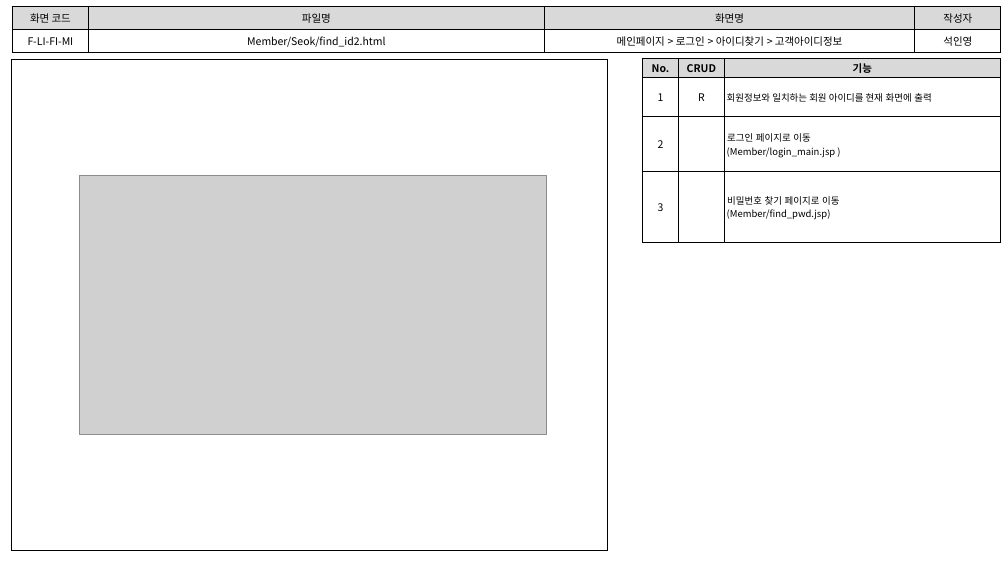
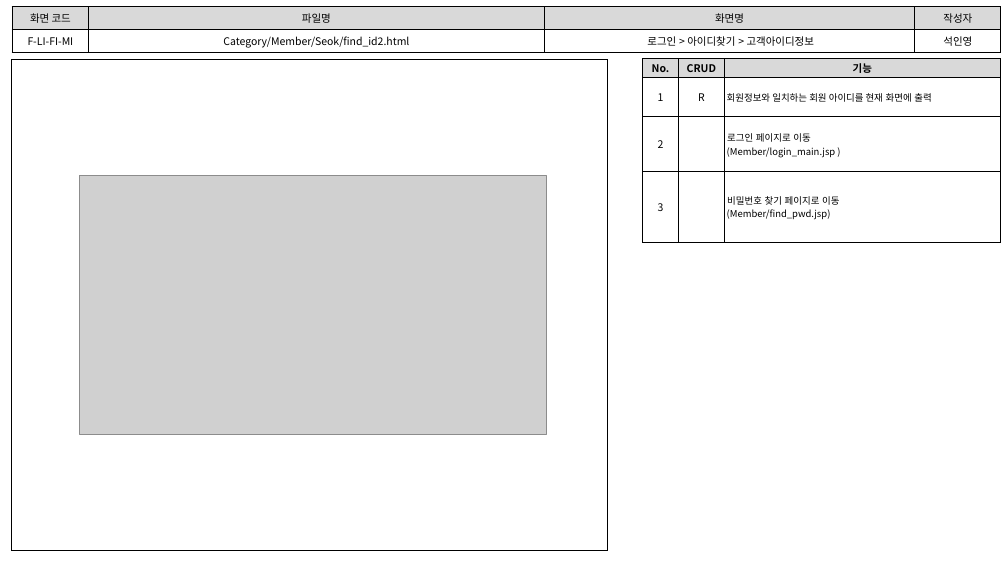
Before and after one commit to index506/cosmo6th_3thGroup, a slide deck: slide 3 of Text/02.화면설계도/3th_Project화면설계도(인영11.07).pptx. Drawn at 1008x567 pixels with LibreOffice and Linux fonts; fonts in the diff are those of the drawing; grey boxes stand for pictures. Boxes give left, top, right and bottom in pixels: in the first picture for what was removed or moved away, otherwise in the second. Text is boxed around its words. In the diff, an @@ line names an element or a change of style, - is before the commit and + after.

```diff
--- a/Text/02.화면설계도/3th_Project화면설계도(인영11.07).pptx
+++ b/Text/02.화면설계도/3th_Project화면설계도(인영11.07).pptx
@@ table at (12, 7, 1001, 52) @@
-row 2, column 2: Member/Seok/find_id2.html
+row 2, column 2: Category/Member/Seok/find_id2.html
-row 2, column 3: 메인페이지 > 로그인 > 아이디찾기 > 고객아이디정보
+row 2, column 3: 로그인 > 아이디찾기 > 고객아이디정보
```
Also in this commit, not shown: 7 other slides changed, 1 other file.
